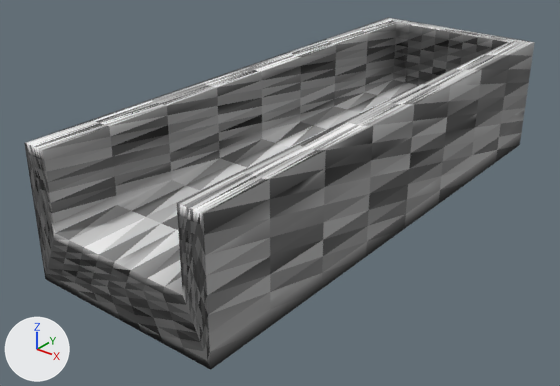
A saved change to the glTF model resources/shape-7.glb.
Both versions are drawn from a 50 mm camera at (0.535, -0.91, 0.423) aimed at (-0.027, -0.207, -0.013). The axes (+X, +Y, +Z) are drawn at lower left. The lights are the same throughout. Vertices at the same position are counted once.

The scene before the commit, as lines of its bpy script (objects in view):
```python
me_defaultobject = bpy.data.meshes.new('defaultobject')
me_defaultobject.from_pydata(...)  # 898 vertices, 1792 faces; spans x -0.125..0.125, y -0.5..0.2, z -0.038..0.125
me_defaultobject.materials.append(mat_material_0_material)
ob_defaultobject = bpy.data.objects.new('defaultobject', me_defaultobject)
ob_defaultobject.location = (0.0, 0.0, 0.0)
```
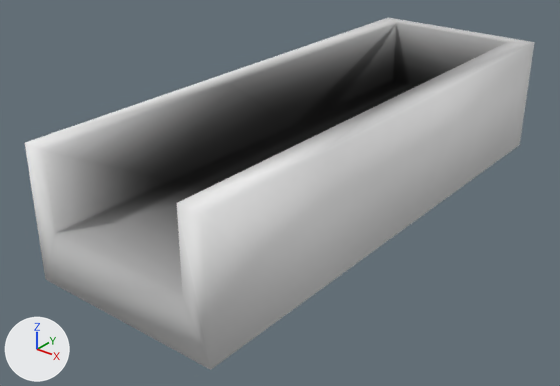
What the commit changed:
me_defaultobject is used by ob_defaultobject; location (0.0, 0.0, 0.0).
me_defaultobject had 898 vertices, 1792 faces and spanned x -0.125..0.125, y -0.5..0.2, z -0.038..0.125.
me_defaultobject now has 34 vertices, 64 faces and spans x -0.125..0.125, y -0.5..0.2, z -0.038..0.125.
me_defaultobject part 1: 1 vertex moved within x -0.125, y -0.237, z -0.038; 880 vertices removed from x -0.125..0.125, y -0.5..0.2, z -0.038..0.125; 16 vertices added at x -0.125..0.125, y -0.371..0.079, z -0.038..0.125.
me_defaultobject part 2: the surface is now shaded smooth.

Changed parts and their boxes [x1, y1, x2, y2] in the pictures (560 x 386 px):
part 1 of me_defaultobject, cut back: before [24, 17, 535, 370]; after [25, 18, 535, 295]
